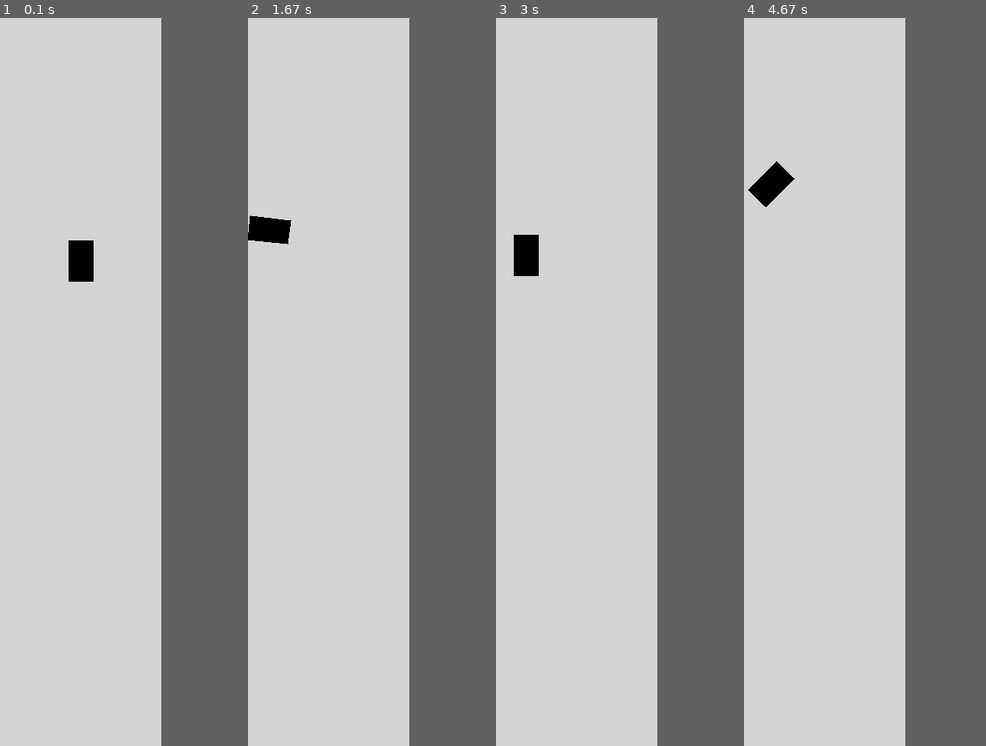
Above: before the commit, frames 1-4 (left to right).
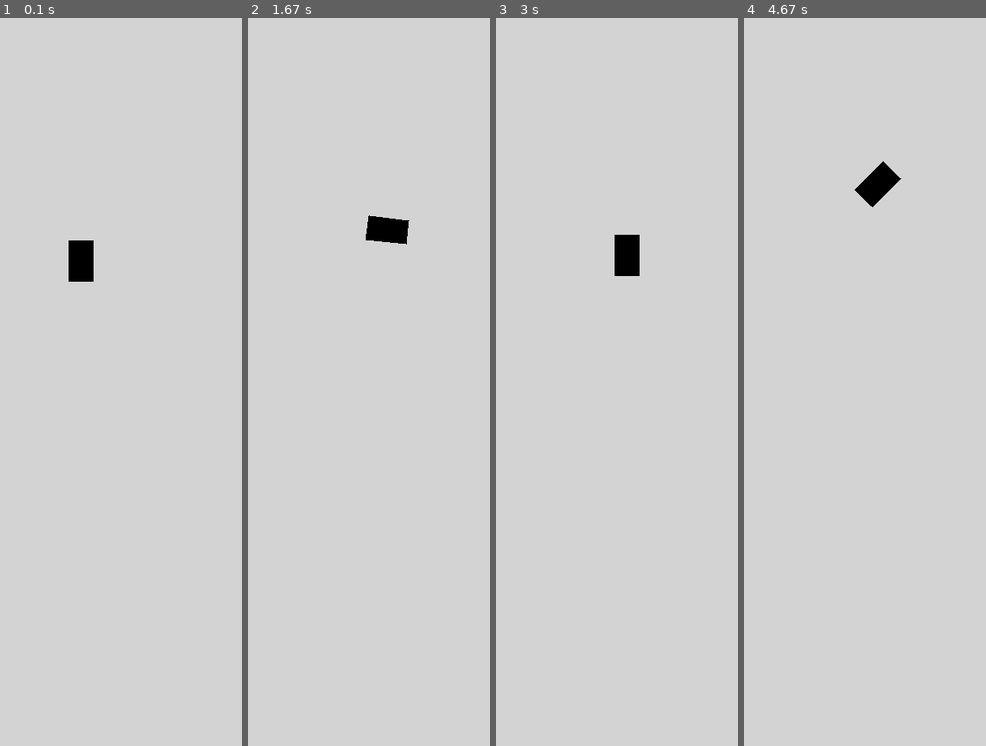
Above: after the commit, the same moments.

Repository: C20H12/python-self-driving-car
Game: pygame game, started from main.py
The game is run twice, just before and just after one commit, with the same random seed, the same clock (stepped at 60 frames per second) and the same inputs.
Inputs:
- Up to frame 1 (0.1 s): no input
- Up to frame 2 (1.67 s): hold Right 0.33-0.8 s; hold Up 0.83-1.13 s; hold Right 1.17-1.63 s
- Up to frame 3 (3 s): hold Left 1.67-2.2 s; hold Down 2.23-2.53 s; hold Left 2.57-2.97 s
- Up to frame 4 (4.67 s): hold Up 3-3.37 s; hold Right 3.4-4.03 s; hold Down 4.07-4.43 s; hold Left from 4.47 s (still down)
In our replay, the window is 200x900 before the commit and 300x900 after it. These sizes can differ from the game's own. Grey fills any space a smaller window leaves; there, only what the larger window draws over its background counts as a difference.

The runs differ from the first frame. In frame 1, only the window size differs. In frame 2, 1.1% of the frame differs, in the area x 0-67%, y 27-32%; in frame 3, 1.2%, in the area x 7-60%, y 29-36%; in frame 4, 1.2%.

Commit message:
car works

Diff:
--- a/Car.py
+++ b/Car.py
@@ -39,30 +39,35 @@
       self.speed = 0
 
     if self.controls.left:
+      self.direction += 0.03
+    elif self.controls.right:
       self.direction -= 0.03
-    elif self.controls.right:
-      self.direction += 0.03
 
     self.x_pos -= math.sin(self.direction) * self.speed
     self.y_pos -= math.cos(self.direction) * self.speed
 
 
   def render(self, screen: pg.Surface):
+    origin_x = self.x_pos
+    origin_y = self.y_pos
     offset_x = self.width // 2
     offset_y = self.height // 2
     rect_points = [
-      [self.x_pos - offset_x, self.y_pos - offset_y],
-      [self.x_pos + offset_x, self.y_pos - offset_y],
-      [self.x_pos + offset_x, self.y_pos + offset_y],
-      [self.x_pos - offset_x, self.y_pos + offset_y]
+      (origin_x - offset_x, origin_y - offset_y),
+      (origin_x + offset_x, origin_y - offset_y),
+      (origin_x + offset_x, origin_y + offset_y),
+      (origin_x - offset_x, origin_y + offset_y)
     ]
     rect_points_new = []
-    sine = math.sin(self.direction)
-    cosine = math.cos(self.direction)
+    sin = math.sin(-self.direction)
+    cos = math.cos(-self.direction)
     for point in rect_points:
-      point_origin = [point[0] - self.x_pos, point[1] - self.y_pos]
-      new_x = point_origin[0] * cosine - point_origin[1] * sine
-      new_y = point_origin[0] * sine + point_origin[1] * cosine
-      rect_points_new.append([new_x + self.x_pos, new_y + self.y_pos])
+      # point is translated so that the center is the origin
+      translated_point = (point[0] - self.x_pos, point[1] - self.y_pos)
+      # perform rotation
+      new_x = translated_point[0] * cos - translated_point[1] * sin
+      new_y = translated_point[0] * sin + translated_point[1] * cos
+      # translate back to original position
+      rect_points_new.append((new_x + self.x_pos, new_y + self.y_pos))
 
     pg.draw.polygon(screen, "black", rect_points_new)
--- a/main.py
+++ b/main.py
@@ -4,7 +4,7 @@
 
 pg.init()
 
-width, height = 200, 900
+width, height = 300, 900
 screen = pg.display.set_mode((width, height))
 
 car = Car(100, 300, 30, 50)
